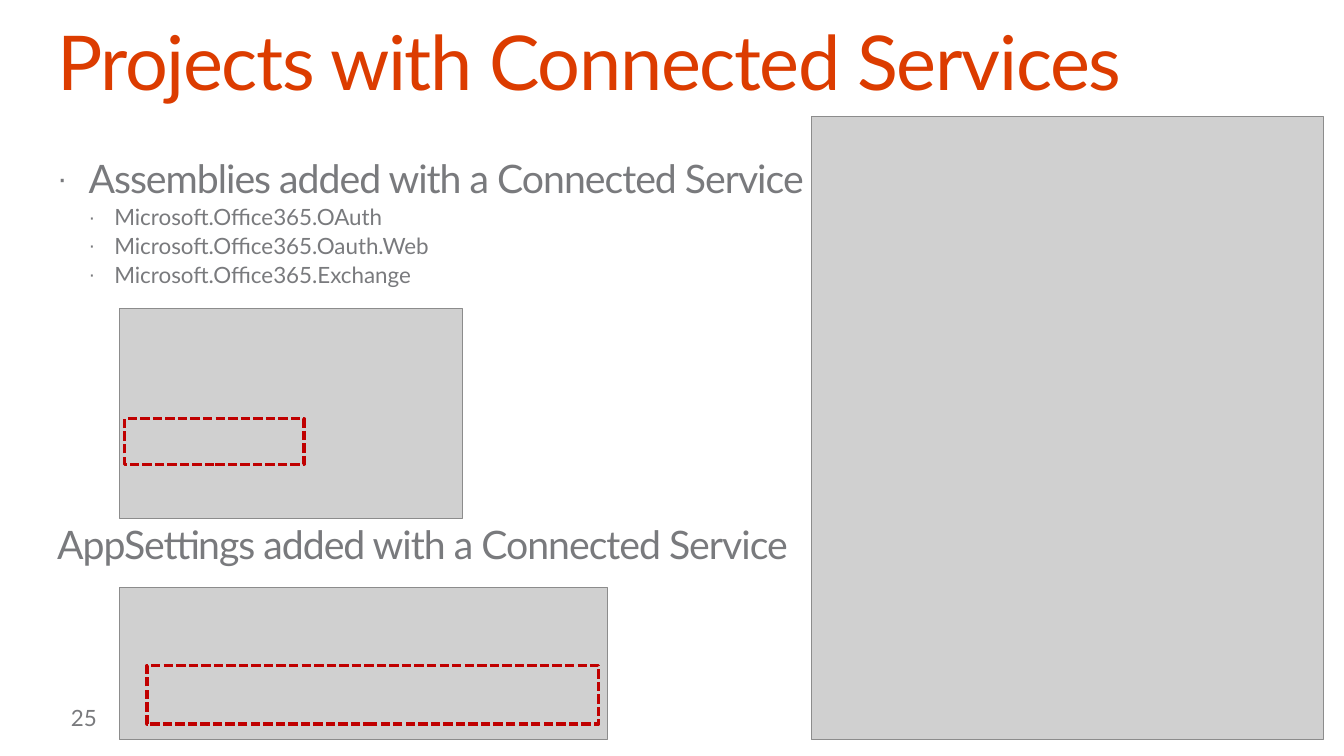
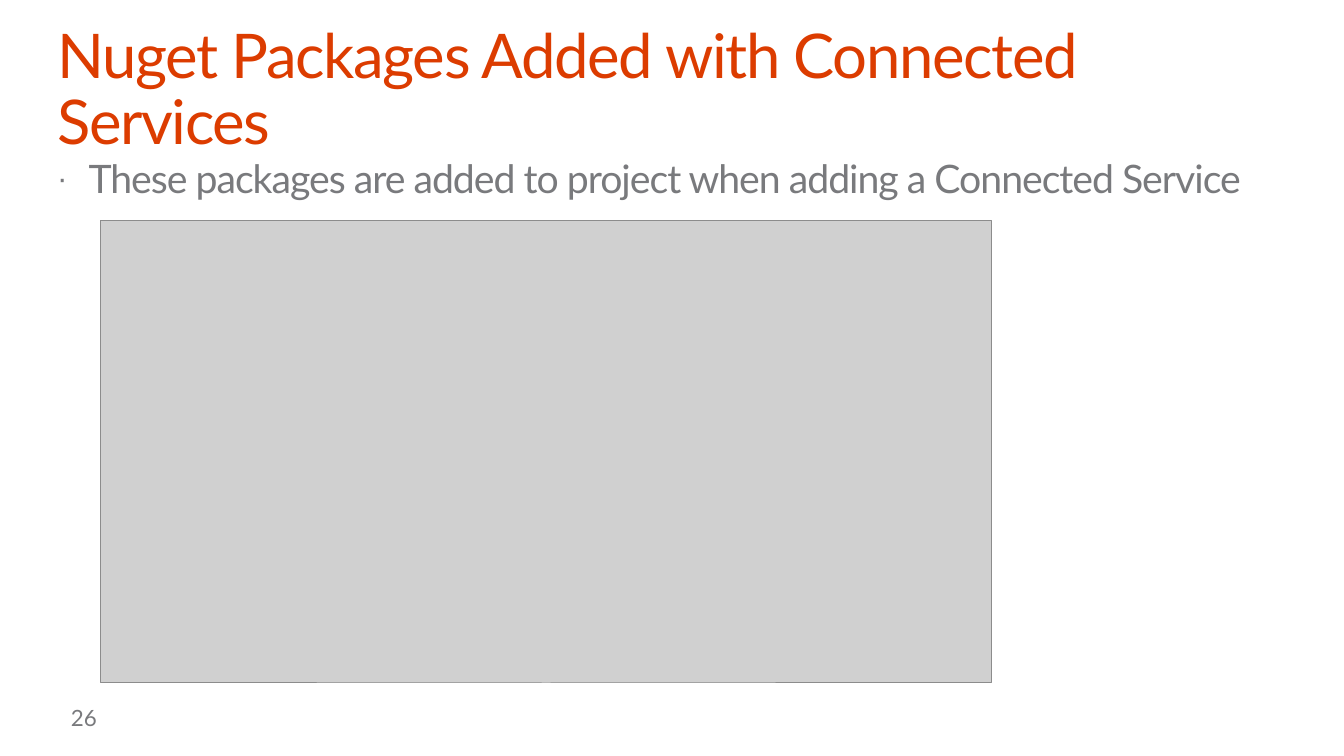
Before and after one commit to OfficeDev/TrainingContent, a slide deck: slide 26 of O3654-6 Deep dive into native Xamarin Development with Office 365 APIs/O3654-6 Deep dive into native Xamarin Development with Office 365 APIs.pptx (slide 25 before the commit). Drawn at 1344x756 pixels with LibreOffice and Linux fonts; fonts in the diff are those of the drawing; grey boxes stand for pictures; background and template pictures are left out. Boxes give left, top, right and bottom in pixels: in the first picture for what was removed or moved away, otherwise in the second. Text is boxed around its words. In the diff, an @@ line names an element or a change of style, - is before the commit and + after.

```diff
--- a/O3654-6 Deep dive into native Xamarin Development with Office 365 APIs/O3654-6 Deep dive into native Xamarin Development with Office 365 APIs.pptx
+++ b/O3654-6 Deep dive into native Xamarin Development with Office 365 APIs/O3654-6 Deep dive into native Xamarin Development with Office 365 APIs.pptx
@@ title at (57,32,1078,145): text changed; size 54 to 44 pt @@
-Projects with Connected Services
+Nuget Packages Added with Connected Services
@@ picture removed at (811,117,1323,740) @@
@@ text at (89,164,1241,200): text changed; size 16 to 28 pt @@
-· Assemblies added with a Connected Service
-  · Microsoft.Office365.OAuth
-  · Microsoft.Office365.Oauth.Web
-  · Microsoft.Office365.Exchange
-AppSettings added with a Connected Service
+· These packages are added to project when adding a Connected Service
@@ picture added at (101,221,991,684) @@
@@ picture removed at (119,309,462,518) @@
@@ rectangle removed at (125,418,304,464) @@
@@ picture removed at (119,588,607,740) @@
@@ rectangle removed at (147,665,599,724) @@
@@ page number at (71,710,97,726): text changed @@
-25
+26
```
Also in this commit, not shown: 7 other slides changed, 26 slides added, 31 slides removed.
